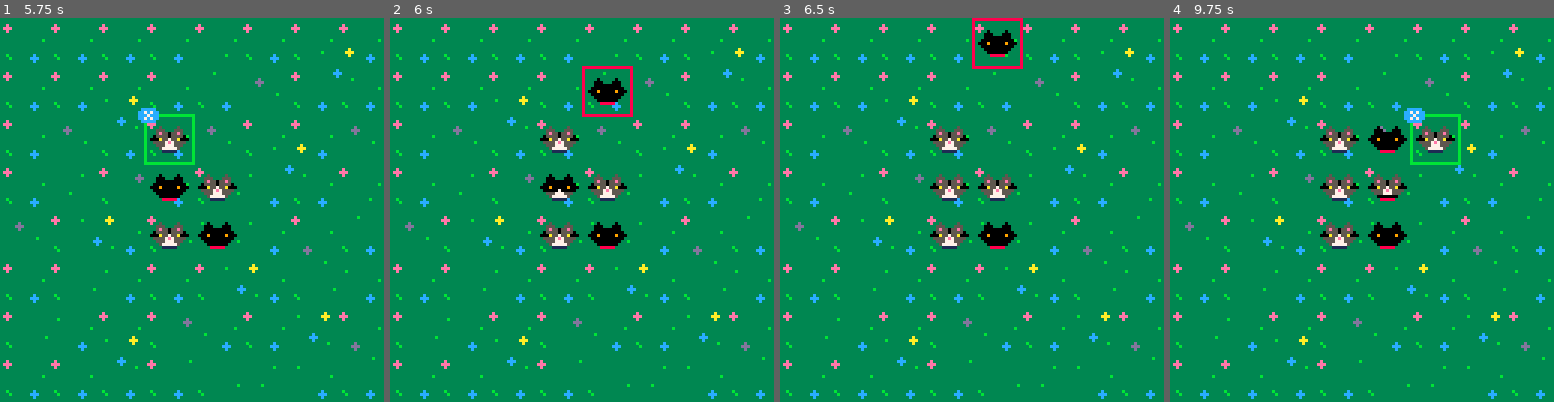
Above: before the commit, frames 1-4 (left to right).
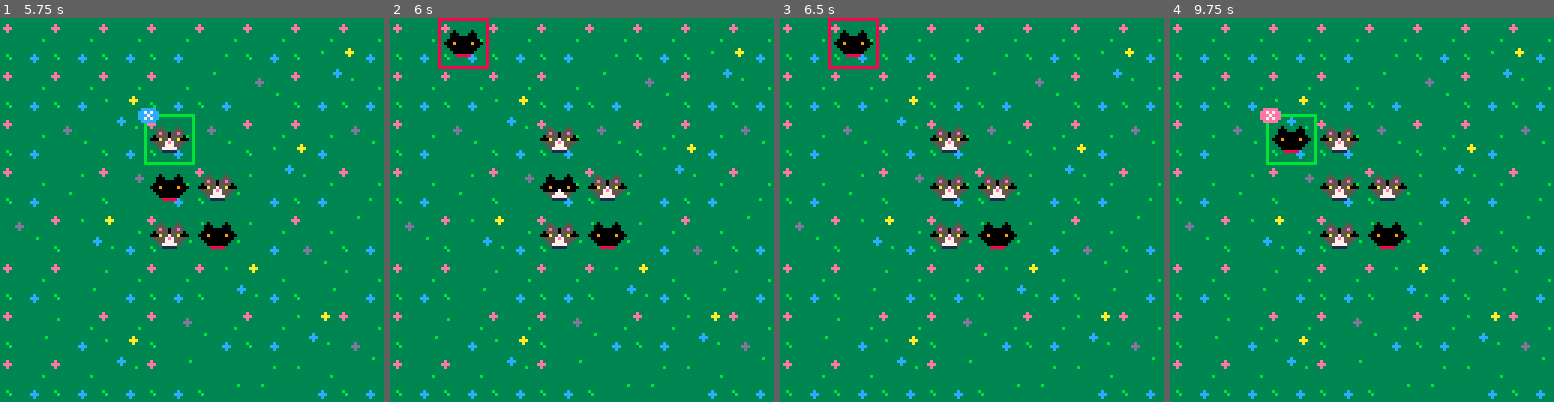
Above: after the commit, the same moments.

Repository: xMunchy/pico8
Game: PICO-8 cartridge othello.p8
The game is run twice, just before and just after one commit, with the same random seed, the same clock (stepped at 60 frames per second) and the same inputs.
Inputs:
- Up to frame 1 (5.75 s): tap Down at 0.7 s; tap X (X key) at 1.43, 2.07, 2.82, 3.57, 4.32, 5.07 s; hold Up 1.97-2.63 s; hold Right 2.68-3.02 s; hold Down 3.07-3.73 s; hold Left 3.78-4.12 s; hold Up 4.17-4.5 s; hold Left 4.55-5.05 s; hold Right from 5.1 s (still down)
- Up to frame 2 (6 s): tap X (X key) at 5.82 s; release Right at 5.93 s; hold Up from 5.98 s (still down)
- Up to frame 3 (6.5 s): keep holding Up
- Up to frame 4 (9.75 s): tap X (X key) every 0.75 s from 6.57 to 9.57 s; release Up at 6.65 s; hold Right 6.7-7.03 s; hold Down 7.08-7.75 s; hold Left 7.8-8.13 s; hold Up 8.18-8.52 s; hold Left 8.57-9.07 s; hold Right from 9.12 s (still down)

Frame 1 is identical in both runs. In frame 2, 1.7% of the frame differs, in the area x 12-64%, y 0-26%; in frame 3, 1.7%; in frame 4, 2.5%, in the area x 23-76%, y 23-48%.

Commit message:
allow flipping after winning

Diff:
--- a/othello.p8
+++ b/othello.p8
@@ -76,6 +76,7 @@
 	   end
 		 flip_timer()
 	 elseif mode=="game over" then
+		 flip_timer()
 		 if btnp(5) then
 			 _init()
 		 end
@@ -99,17 +101,12 @@
 			rect((x-1)*16,(y-1)*16,x*16,y*16,8)
 		end
 		spr(side,(x-1)*16,(y-1)*16,2,2)
+
 	elseif mode == "game over" then
 		cls()
 		map(0,0,0,0)
 		--display board
-		for x=1,8 do
-			for y=1,8 do
-				if board[x][y].side then
-					spr(board[x][y].side,(x-1)*16,(y-1)*16,2,2)
-				end
-			end
-		end
+		show_tokens()
 		if winner == 1 then --player 1
 		   sspr(72,16,40,8,20,70,80,16)
 		   sspr(56,0,16,16,32,10,64,64)
@@ -314,6 +311,8 @@
    flip_all_tokens(d)
 	 player = (player+1)%2
 	 side = p[player+1]
+	 x = 1
+	 y = 1
 end
 
 function flip_all_tokens(d)
